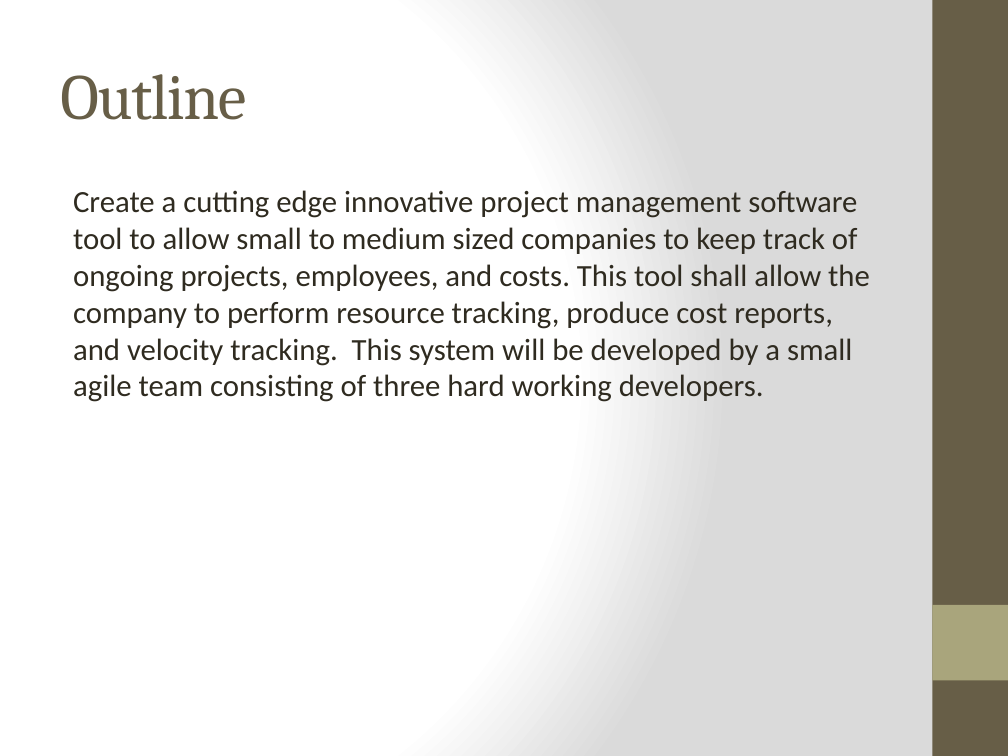
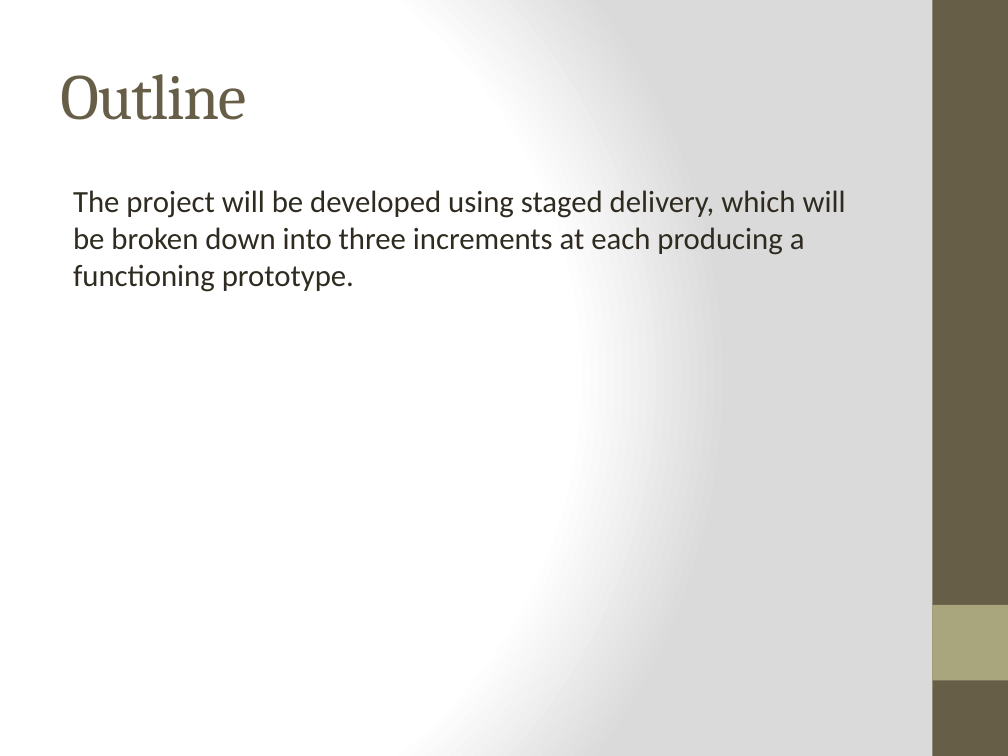
Before and after one commit to DanLain/ProjectManagement, a slide deck: slide 2 of Presentation/Team 3 project plan1.pptx. Drawn at 1008x756 pixels with LibreOffice and Linux fonts; fonts in the diff are those of the drawing. Boxes give left, top, right and bottom in pixels: in the first picture for what was removed or moved away, otherwise in the second. Text is boxed around its words. In the diff, an @@ line names an element or a change of style, - is before the commit and + after.

```diff
--- a/Presentation/Team 3 project plan1.pptx
+++ b/Presentation/Team 3 project plan1.pptx
@@ text at (73, 190, 846, 292): text changed @@
-Create a cutting edge innovative project management software tool to allow small to medium sized companies to keep track of ongoing projects, employees, and costs. This tool shall allow the company to perform resource tracking, produce cost reports, and velocity tracking. This system will be developed by a small agile team consisting of three hard working developers.
+The project will be developed using staged delivery, which will be broken down into three increments at each producing a functioning prototype.
```
Also in this commit, not shown: 3 other slides changed.
